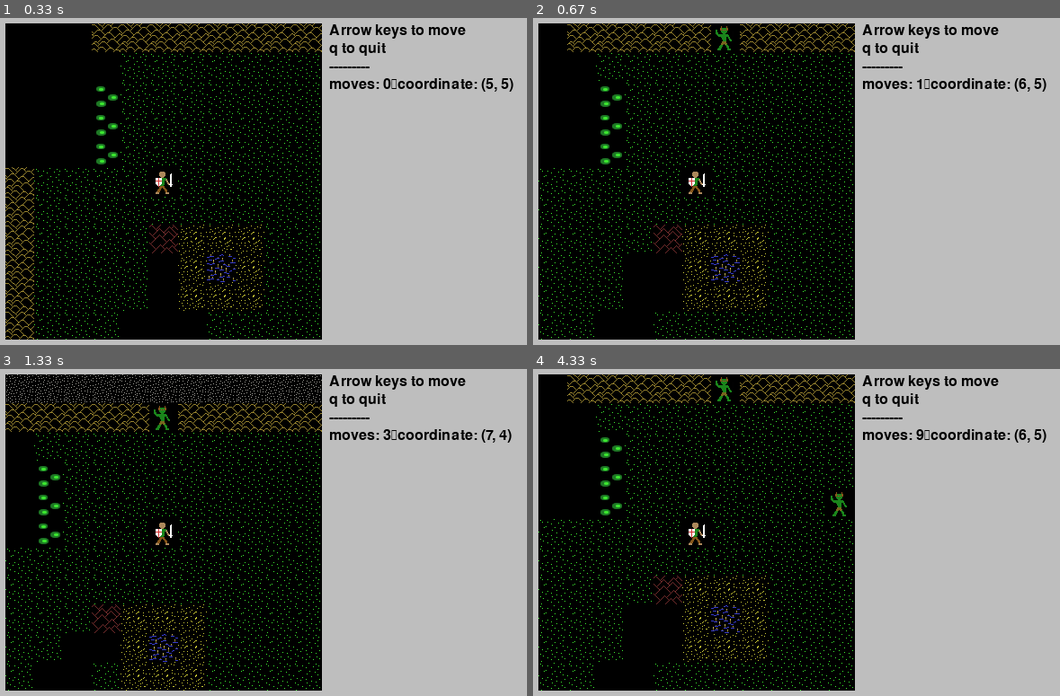
Above: before the commit, frames 1-4 (two rows, left to right).
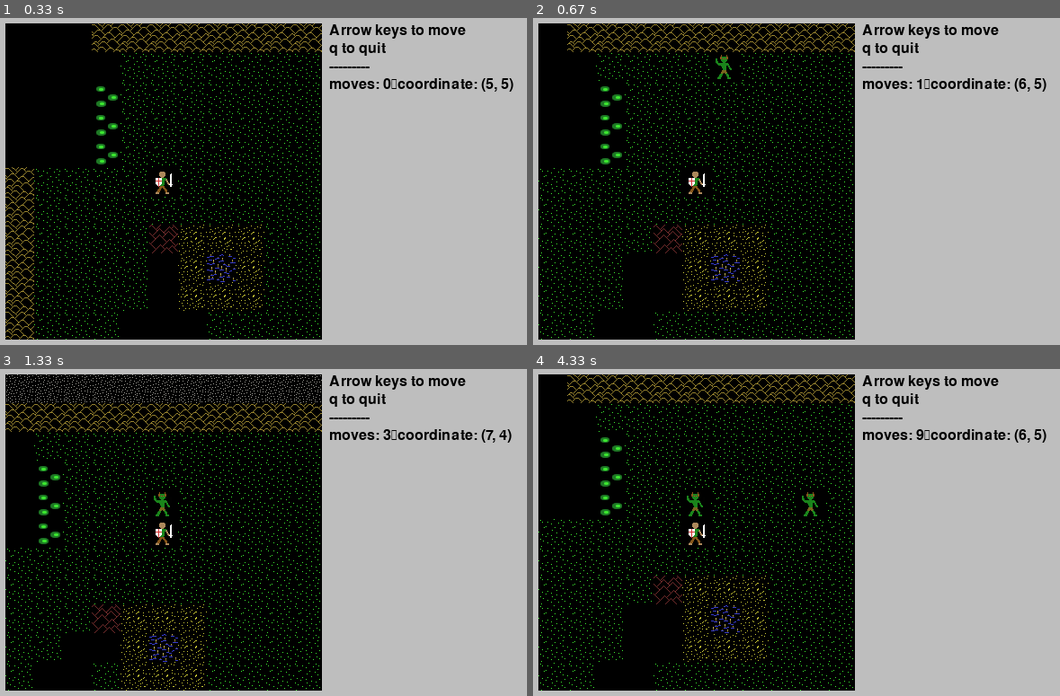
Above: after the commit, the same moments.

Repository: josh-reynolds/Python
Game: pygame game, started from pygame/nulltima/demo.py
The game is run twice, just before and just after one commit, with the same random seed, the same clock (stepped at 60 frames per second) and the same inputs.
Inputs:
- Up to frame 1 (0.33 s): no input
- Up to frame 2 (0.67 s): hold Right from 0.33 s (still down)
- Up to frame 3 (1.33 s): release Right at 0.8 s; hold Up 0.83-1.13 s; hold Right from 1.17 s (still down)
- Up to frame 4 (4.33 s): release Right at 1.63 s; hold Left 1.67-2.2 s; hold Down 2.23-2.53 s; hold Left 2.57-2.97 s; hold Up 3-3.37 s; hold Right 3.4-4.03 s; hold Down from 4.07 s (still down)

Frame 1 is identical in both runs. In frame 2, 0.3% of the frame differs, in the area x 33-40%, y 1-20%; in frame 3, 0.3%; in frame 4, 0.5%, in the area x 28-61%, y 1-46%.

Commit message:
Basic monster movement towards the player

Diff:
--- a/pygame/nulltima/game.py
+++ b/pygame/nulltima/game.py
@@ -124,6 +124,8 @@
         if self.moved:
             self.moved = False
             self.spawn()
+            for monster in self.monsters:
+                monster.think()
             return True
         return False
 
--- a/pygame/nulltima/monsters.py
+++ b/pygame/nulltima/monsters.py
@@ -1,3 +1,4 @@
+import math
 import unittest
 import pygame
 import game
@@ -20,8 +21,30 @@
             screen_coord = self.level.grid.to_screen(grid_coord)
             game.Game.screen.blit(Monster.image, screen_coord)
 
+    def think(self):
+        if self.level.grid.can_view(self.pos):
+            grid_coord = self.level.grid.from_world(self.pos)
+            dx = grid_coord[0] - self.level.grid.center[0]
+            dy = grid_coord[1] - self.level.grid.center[1]
+            sx = -int(math.copysign(1,dx))
+            sy = -int(math.copysign(1,dy))
+
+            rx = 0
+            ry = 0
+            if abs(dx) > 1 or abs(dy) > 1:
+                max_dist = max(abs(dx), abs(dy))
+
+                if abs(dx) == max_dist:
+                    rx = sx
+
+                if abs(dy) == max_dist:
+                    ry = sy
+
+            self.move(rx, ry)
+
     def move(self, dx, dy):
-        pass
+        self.pos = (self.pos[0] + dx,
+                    self.pos[1] + dy)
 
     def __repr__(self):
         return "Monster({})".format(self.pos)
